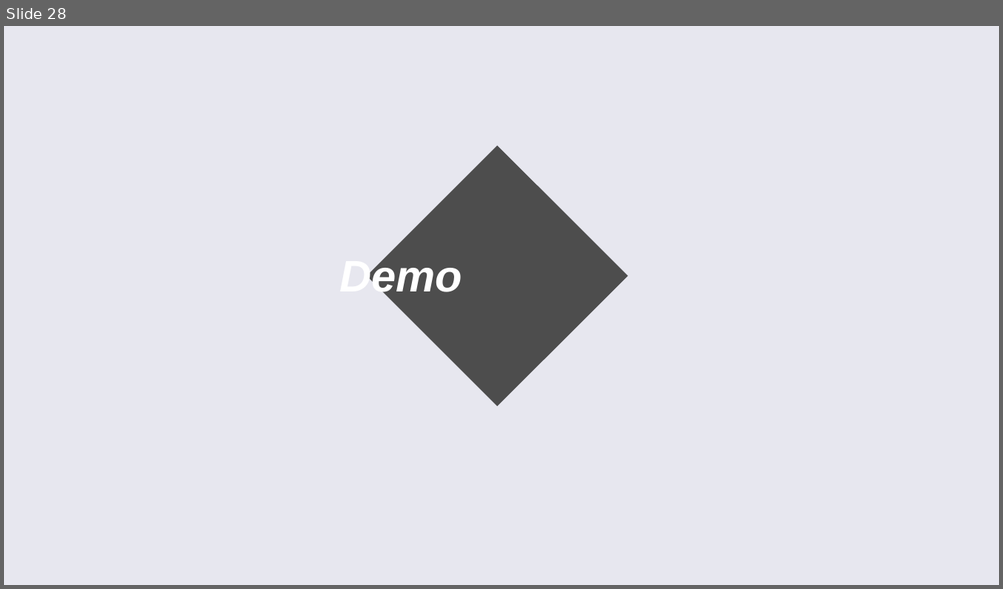
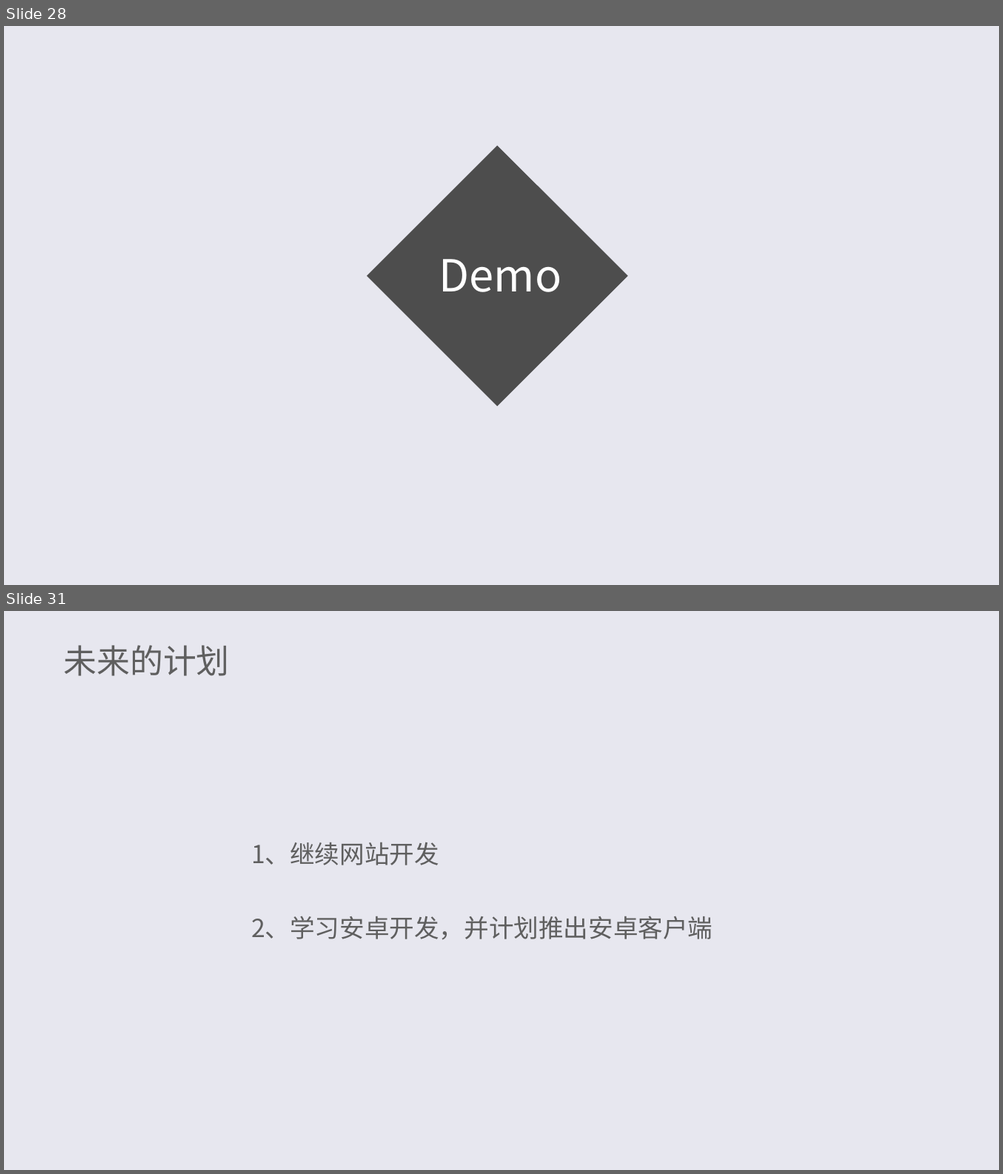
Before and after one commit to bytrix/report, a slide deck: 答辩.ppt. Shown one above the other, each under a label of ours: slide 28 before the commit, slides 28 and 31 after it; the slides between them are not shown. The pictures are 1003x589 and 1003x1174 pixels, drawn with LibreOffice and Linux fonts; fonts in the diff are those of the drawing. Boxes give left, top, right and bottom in pixels: in the first picture for what was removed or moved away, otherwise in the second. Text is boxed around its words. In the diff, an @@ line names an element or a change of style, - is before the commit and + after.

```diff
--- a/答辩.ppt
+++ b/答辩.ppt
@@ slide 31 added at box(4, 611, 999, 1170), background #E7E7EF @@
@@ title added at box(64, 645, 230, 676), 24 pt, text #5F5F5F @@
+未来的计划
@@ text added at box(251, 843, 712, 940), 18 pt, text #5F5F5F @@
+1、继续网站开发
+2、学习安卓开发，并计划推出安卓客户端
@@ slide 28 changed as well @@
@@ text "Demo": place and size @@
-text "Demo" at box(339, 257, 462, 301)
+text "Demo" at box(439, 259, 562, 292)
@@ text "Demo" at box(439, 259, 562, 292): font Arial to Noto Sans CJK SC, bold off, italic off; indent changed @@
```
Also in this commit, not shown: 27 other slides changed, 2 other slides added, 2 other files.
